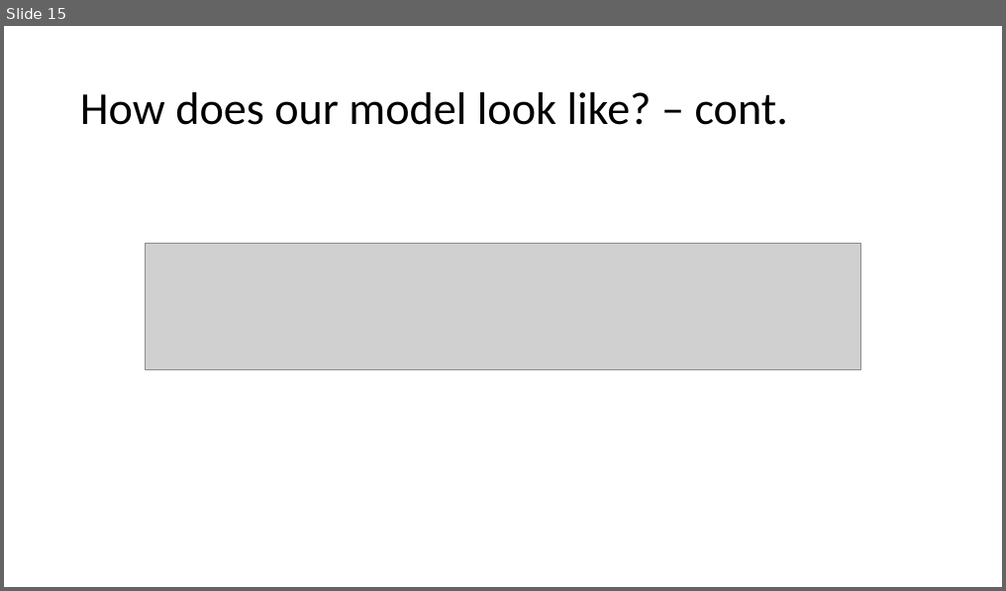
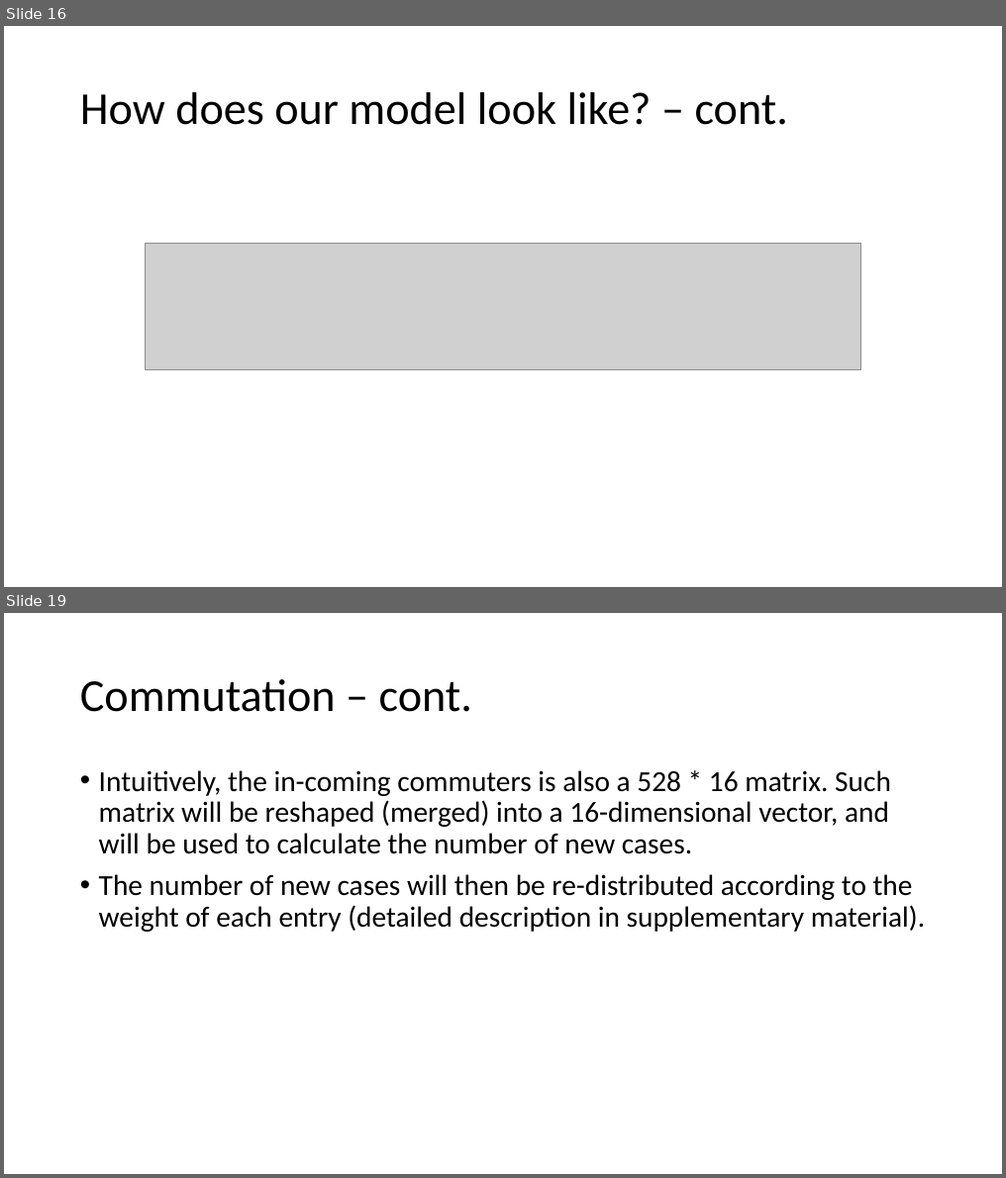
Before and after one commit to blairyeung/Commuting_TSF_SARS-Cov-2_model_master, a slide deck: SEIR model.pptx. Shown one above the other, each under a label of ours: slide 15 before the commit, slides 16 and 19 after it; the slides between them are not shown. The pictures are 1006x591 and 1006x1178 pixels, drawn with LibreOffice and Linux fonts; fonts in the diff are those of the drawing; grey boxes stand for pictures. Boxes give left, top, right and bottom in pixels: in the first picture for what was removed or moved away, otherwise in the second. Text is boxed around its words. In the diff, an @@ line names an element or a change of style, - is before the commit and + after.

```diff
--- a/SEIR model.pptx
+++ b/SEIR model.pptx
@@ slide 19 added at (4, 613, 1002, 1174), background #FFFFFF @@
@@ title added at (80, 679, 472, 712), 44 pt, text #000000 @@
+Commutation – cont.
@@ text added at (99, 770, 926, 932), 28 pt, text #000000 @@
+• Intuitively, the in-coming commuters is also a 528 * 16 matrix. Such matrix will be reshaped (merged) into a 16-dimensional vector, and will be used to calculate the number of new cases.
+• The number of new cases will then be re-distributed according to the weight of each entry (detailed description in supplementary material).
@@ what was slide 15 is now slide 16 @@
```
Also in this commit, not shown: 3 other slides added, 1 slide removed, 8 other files.
